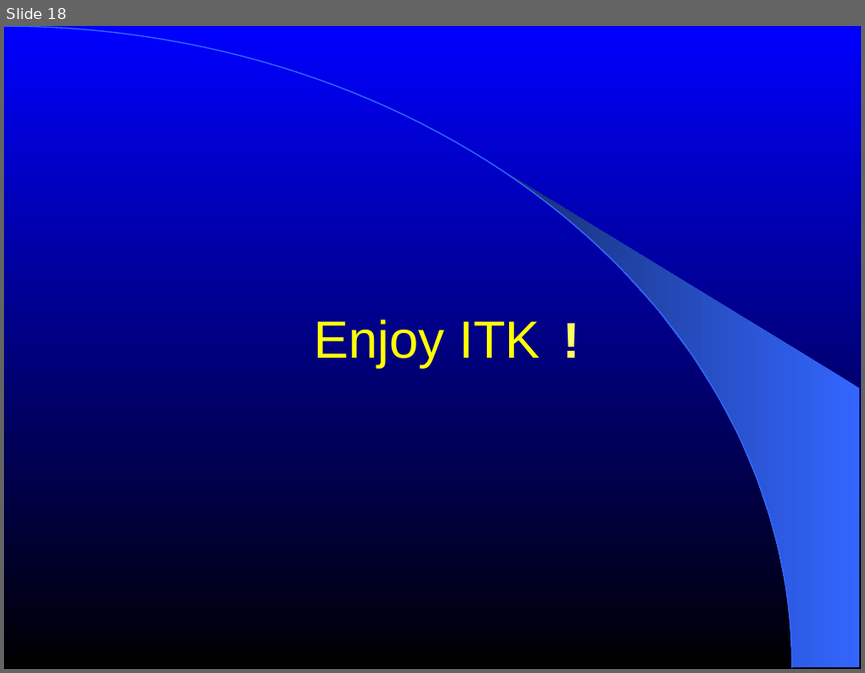
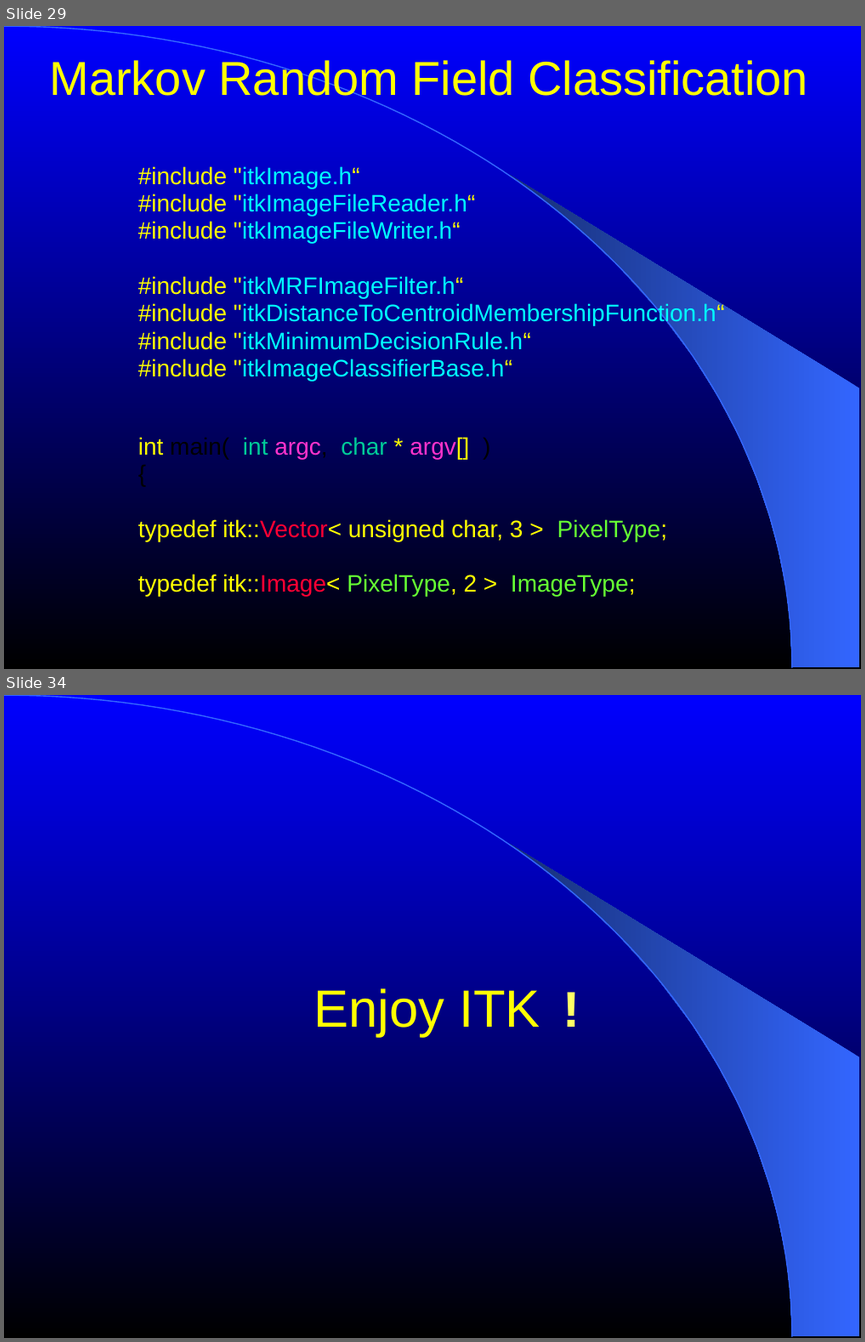
Before and after one commit to lheckemann/namic-sandbox, a slide deck: ITKAdvancedCourse/doc/presentations/Insight-StatisticalClassification.ppt. Shown one above the other, each under a label of ours: slide 18 before the commit, slides 29 and 34 after it; the slides between them are not shown. The pictures are 865x673 and 865x1342 pixels, drawn with LibreOffice and Linux fonts; fonts in the diff are those of the drawing. Boxes give left, top, right and bottom in pixels: in the first picture for what was removed or moved away, otherwise in the second. Text is boxed around its words. In the diff, an @@ line names an element or a change of style, - is before the commit and + after.

Commit message:
ENH: Completed the section on Markov Random Fields.

```diff
--- a/ITKAdvancedCourse/doc/presentations/Insight-StatisticalClassification.ppt
+++ b/ITKAdvancedCourse/doc/presentations/Insight-StatisticalClassification.ppt
@@ slide 29 added at [4, 26, 861, 669], background gradient #0000FF to #000000; not listed: 2 template elements that a slide beside it also shows @@
@@ title added at [50, 57, 808, 103], 40 pt, text #FFFF00 @@
+Markov Random Field Classification
@@ text added at [138, 166, 725, 596], 20 pt, text #00FFFF @@
+#include "itkImage.h“
+#include "itkImageFileReader.h“
+#include "itkImageFileWriter.h“
+#include "itkMRFImageFilter.h“
+#include "itkDistanceToCentroidMembershipFunction.h“
+#include "itkMinimumDecisionRule.h“
+#include "itkImageClassifierBase.h“
+int main( int argc, char * argv[] )
+{
+typedef itk::Vector< unsigned char, 3 > PixelType;
+typedef itk::Image< PixelType, 2 > ImageType;
@@ what was slide 18 is now slide 34 @@
```
Also in this commit, not shown: 4 slides changed, 15 other slides added.
